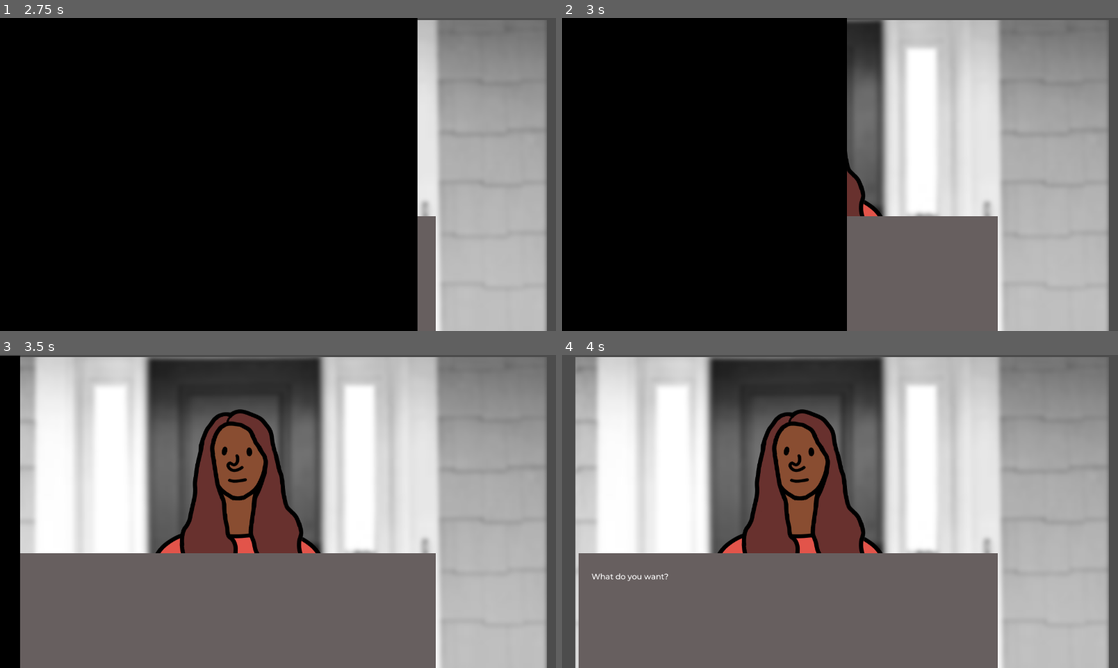
Above: before the commit, frames 1-4 (two rows, left to right).
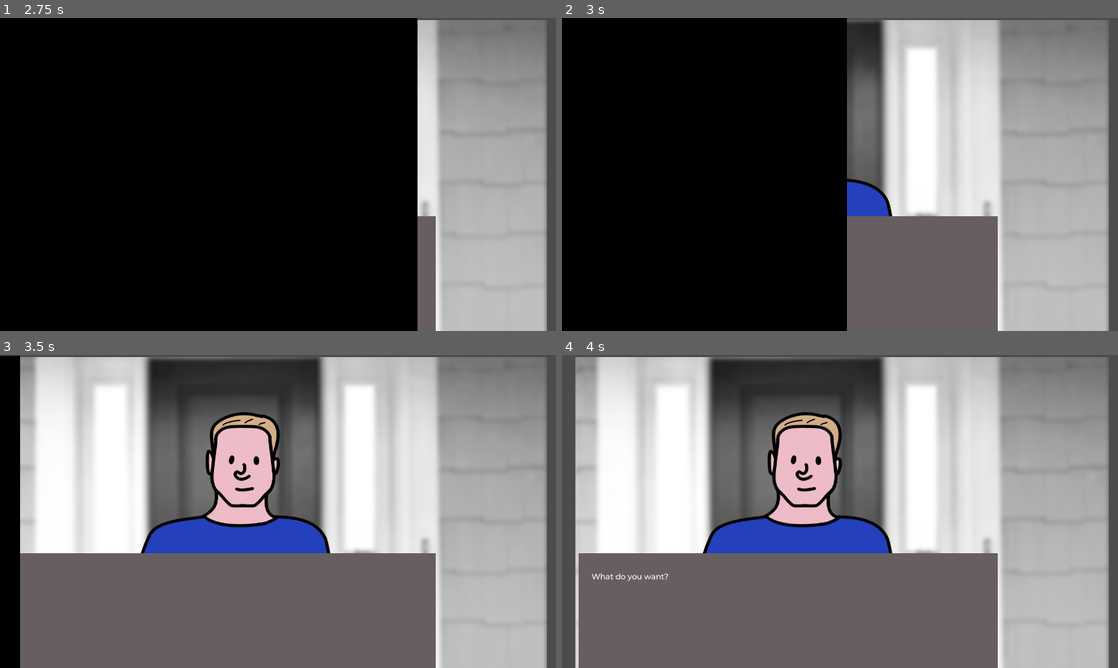
Above: after the commit, the same moments.

Repository: Feketelo/DycerLyfe-International-RenPy-
Game: Godot game, scene res://DycerLyfe.tscn
The game is run twice, just before and just after one commit, with the same random seed, the same clock (stepped at 60 frames per second) and the same inputs.
Inputs:
- Up to frame 1 (2.75 s): click "Start Game" at 0.5 s; tap Enter (ui_accept) at 1.25, 1.52, 2, 2.27 s
- Up to frame 2 (3 s): no input
- Up to frame 3 (3.5 s): no input
- Up to frame 4 (4 s): tap Enter (ui_accept) at 3.77 s

Frame 1 is identical in both runs. In frame 2, 0.8% of the frame differs, in the area x 51-60%, y 42-64%; in frame 3, 8.4%, in the area x 25-60%, y 17-64%; in frame 4, 8.4%.

Commit message:
add dice sounds

Diff:
--- a/Controller.gd
+++ b/Controller.gd
@@ -33,6 +33,12 @@
 	"res://Images/Customer_Models/Customer_Female_0ga.png"
 ]
 
+var dice_sounds = [
+	preload("res://Audio/Dice1.mp3"),
+	preload("res://Audio/Dice2.mp3"),
+	preload("res://Audio/Dice3.mp3")
+]
+
 func _ready():
 	#choose_scene()
 	pass
@@ -124,6 +130,7 @@
 	StartScreen.hide()
 	scene_index += 1
 	set_background_and_portrait()
+	play_dice_sound_random()
 	get_node("SwipeAnimation").play("Intro_transition")
 
 func _on_dialogue_option_1_pressed():
@@ -135,6 +142,7 @@
 		else:
 			points -= current_round["choices"]["choice1"]["points"]
 			set_current_round(current_round["choices"]["choice1"]["failure_goto"])
+		play_dice_sound_random()
 		play_round()
 
 func _on_dialogue_option_2_pressed():
@@ -146,6 +154,7 @@
 		else:
 			points -= current_round["choices"]["choice2"]["points"]
 			set_current_round(current_round["choices"]["choice2"]["failure_goto"])
+		play_dice_sound_random()
 		play_round()
 
 func _on_dialogue_option_3_pressed():
@@ -157,6 +166,7 @@
 		else:
 			points -= current_round["choices"]["choice3"]["points"]
 			set_current_round(current_round["choices"]["choice3"]["failure_goto"])
+		play_dice_sound_random()
 		play_round()
 
 func _on_dialogue_option_4_pressed():
@@ -168,6 +178,7 @@
 		else:
 			points -= current_round["choices"]["choice4"]["points"]
 			set_current_round(current_round["choices"]["choice4"]["failure_goto"])
+		play_dice_sound_random()
 		play_round()
 
 func _on_CloseCreditsButton_pressed():
@@ -186,6 +197,13 @@
 
 func set_character_random():
 	rng.randomize()
-	var index = rng.randi_range(0,characters.size())
+	var index = rng.randi_range(0,characters.size() - 1)
 	var character_texture = load(characters[index])
 	get_parent().get_node("Humanoutline").texture = character_texture
+
+func play_dice_sound_random():
+	rng.randomize()
+	var index = rng.randi_range(0,dice_sounds.size() - 1)
+	$DiceSound.stream = dice_sounds[index]
+	$DiceSound.stream.loop = false
+	$DiceSound.play()
--- a/DycerLyfe.tscn
+++ b/DycerLyfe.tscn
@@ -8,6 +8,7 @@
 [ext_resource path="res://Sounds/knock1.mp3" type="AudioStream" id=6]
 [ext_resource path="res://Fonts/Montserrat-Medium.tres" type="DynamicFont" id=7]
 [ext_resource path="res://Dialogue2.gd" type="Script" id=8]
+[ext_resource path="res://Audio/Dice1.mp3" type="AudioStream" id=9]
 
 [sub_resource type="Animation" id=1]
 resource_name = "Intro_transition"
@@ -218,6 +219,9 @@
 margin_bottom = 736.0
 color = Color( 0, 0, 0, 1 )
 
+[node name="DiceSound" type="AudioStreamPlayer" parent="Control"]
+stream = ExtResource( 9 )
+
 [node name="StartScreen" type="Panel" parent="."]
 margin_left = -23.0
 margin_top = -16.0
Not shown, added: Audio/Dice1.mp3.import
Not shown, added: Audio/Dice2.mp3.import
Not shown, added: Audio/Dice3.mp3.import
Not shown: 1 places in DycerLyfe.tscn that only renumber resources
Not shown, added: Images/Customer_Models/Dice1.mp3.import
Not shown, added: Images/Customer_Models/Dice2.mp3.import
Not shown, added: Images/Customer_Models/Dice3.mp3.import
Not shown, added: Audio/Dice1.mp3
Not shown, added: Audio/Dice2.mp3
Not shown, added: Audio/Dice3.mp3
Not shown, added: Images/Customer_Models/Dice1.mp3
Not shown, added: Images/Customer_Models/Dice2.mp3
(and 1 more such lines)
